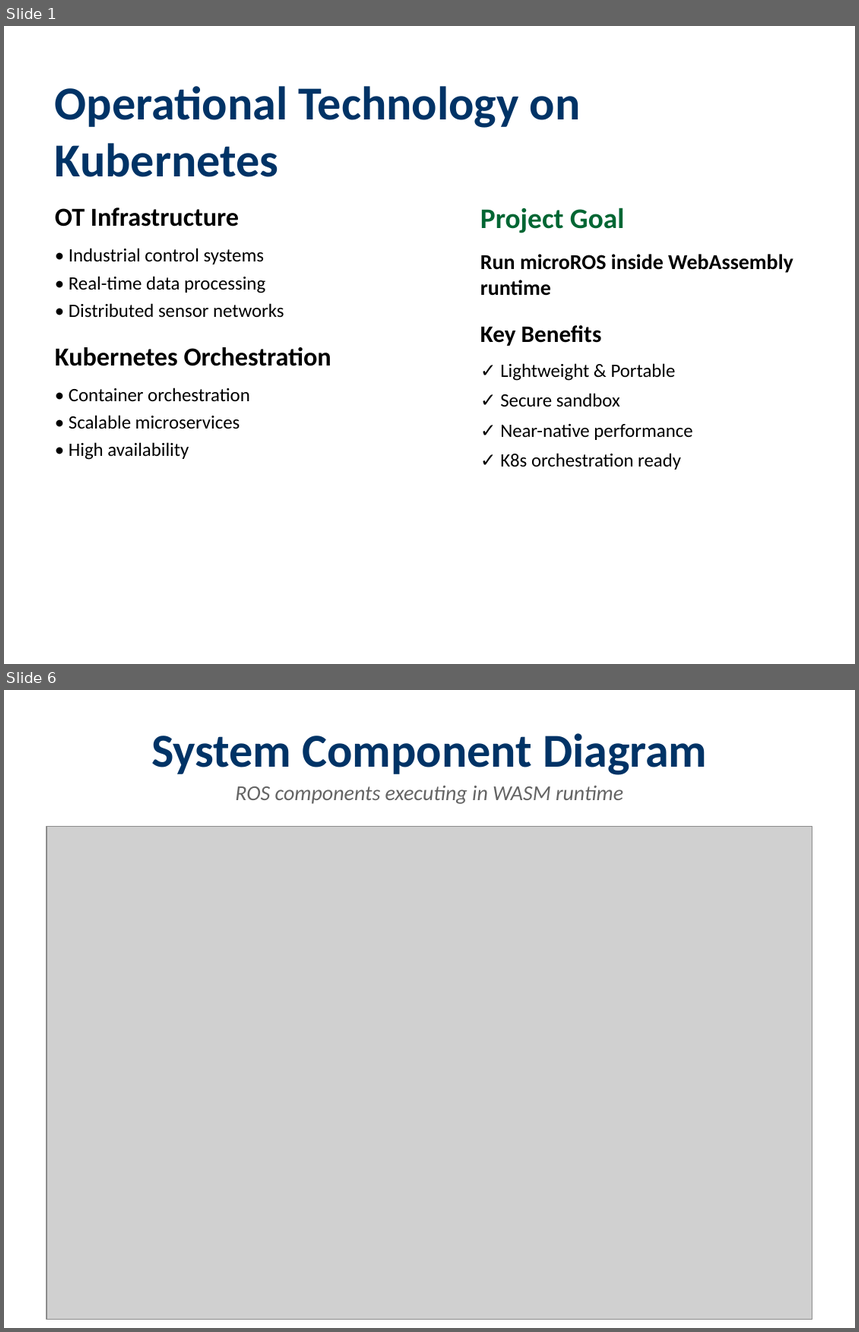
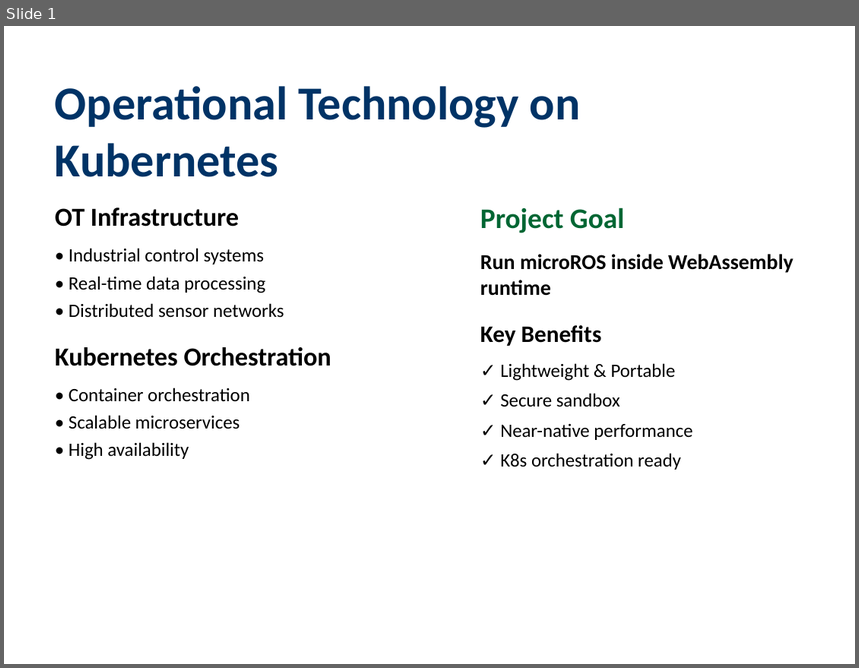
Before and after one commit to lucadagati/ros_wasm_example, a slide deck: microROS_WASM_K8s_Feasibility.pptx. Shown one above the other, each under a label of ours: slides 1 and 6 before the commit, slide 1 after it; the slides between them are not shown. The pictures are 859x1332 and 859x668 pixels, drawn with LibreOffice and Linux fonts; fonts in the diff are those of the drawing; grey boxes stand for pictures. Boxes give left, top, right and bottom in pixels: in the first picture for what was removed or moved away, otherwise in the second. Text is boxed around its words. In the diff, an @@ line names an element or a change of style, - is before the commit and + after.

Commit message:
Complete: All tests executed, README updated, PPTX regenerated
- Functional tests: 18/18 PASS
- System tests: 10/12 PASS (2 expected failures for external deps)
- README updated with target architecture (microROS in WASM)
- PPTX regenerated with all UML diagrams
- All files committed and ready for push

```diff
--- a/microROS_WASM_K8s_Feasibility.pptx
+++ b/microROS_WASM_K8s_Feasibility.pptx
@@ slide 6 removed at bbox=[4, 690, 855, 1328], background #FFFFFF @@
@@ text removed at bbox=[151, 733, 707, 775] @@
-System Component Diagram
@@ text removed at bbox=[235, 785, 623, 804] @@
-ROS components executing in WASM runtime
@@ picture removed at bbox=[47, 826, 813, 1320] @@
```
Also in this commit, not shown: 1 slide changed, 1 slide added, 4 other slides removed, 4 other files.
